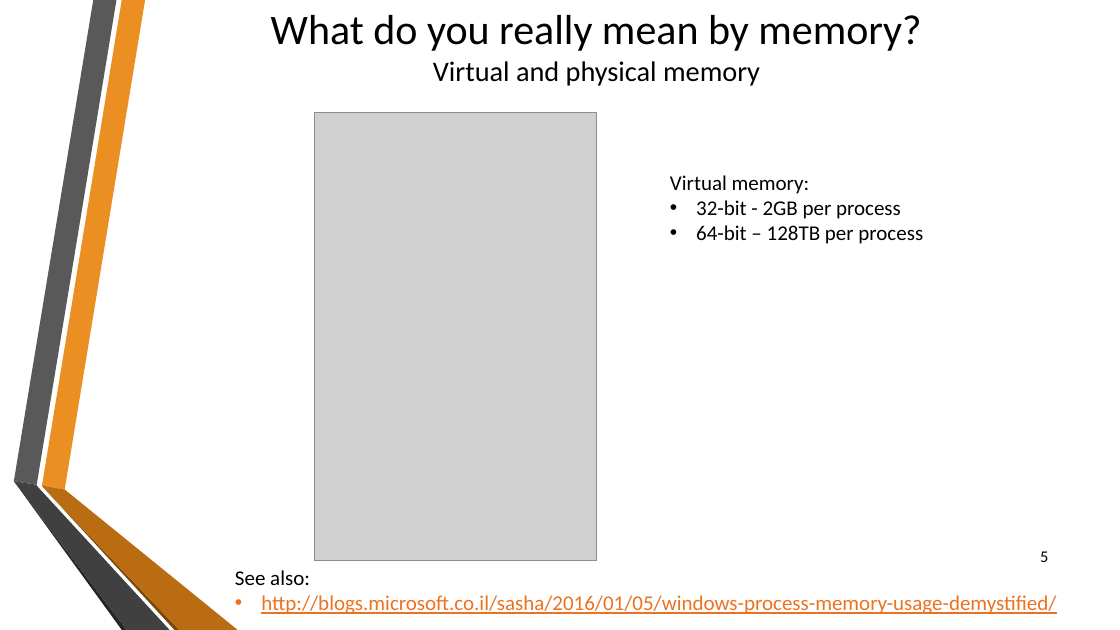
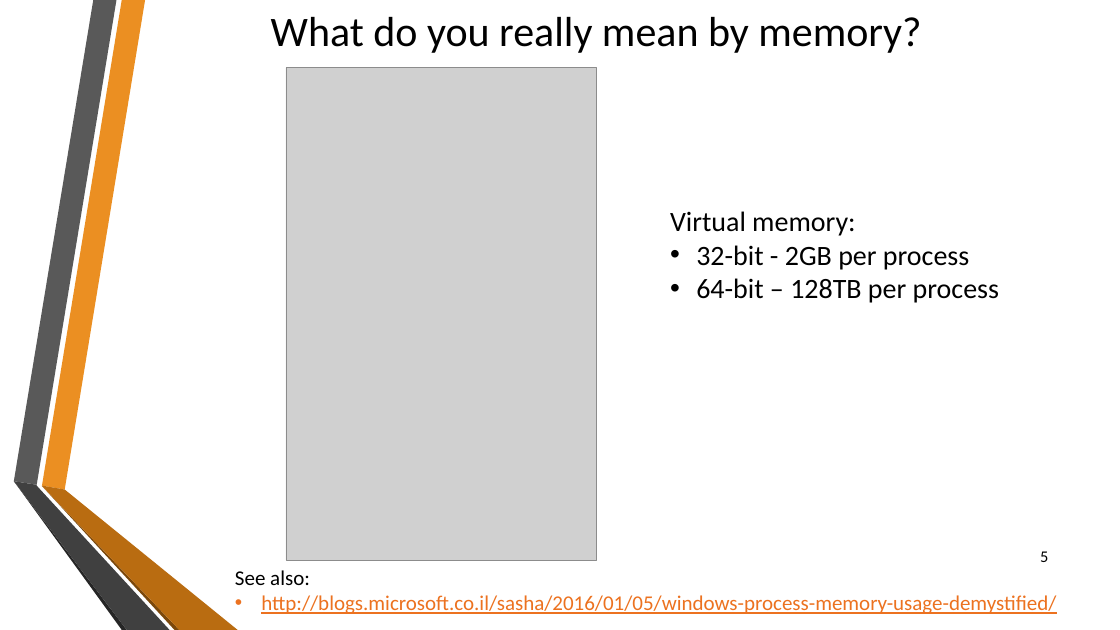
Before and after one commit to sflusov/IISSharingAssemblies, a slide deck: slide 5 of presentation/Sharing common assemblies.pptx. Drawn at 1120x630 pixels with LibreOffice and Linux fonts; fonts in the diff are those of the drawing; grey boxes stand for pictures; background and template pictures are left out. Boxes give left, top, right and bottom in pixels: in the first picture for what was removed or moved away, otherwise in the second. Text is boxed around its words. In the diff, an @@ line names an element or a change of style, - is before the commit and + after.

```diff
--- a/presentation/Sharing common assemblies.pptx
+++ b/presentation/Sharing common assemblies.pptx
@@ title at [271,17,921,53]: text changed @@
-What do you really mean by memory?
-Virtual and physical memory
+What do you really mean by memory?
@@ picture: place and size @@
-picture at [314,113,597,560]
+picture at [286,68,597,560]
@@ text "Virtual memory:": place and size @@
-text "Virtual memory:" at [670,175,923,244]
+text "Virtual memory:" at [670,211,999,303]
@@ text "Virtual memory:" at [670,211,999,303]: size 18 to 24 pt @@
```
Also in this commit, not shown: 14 other slides changed, 3 slides added, 1 slide removed.
